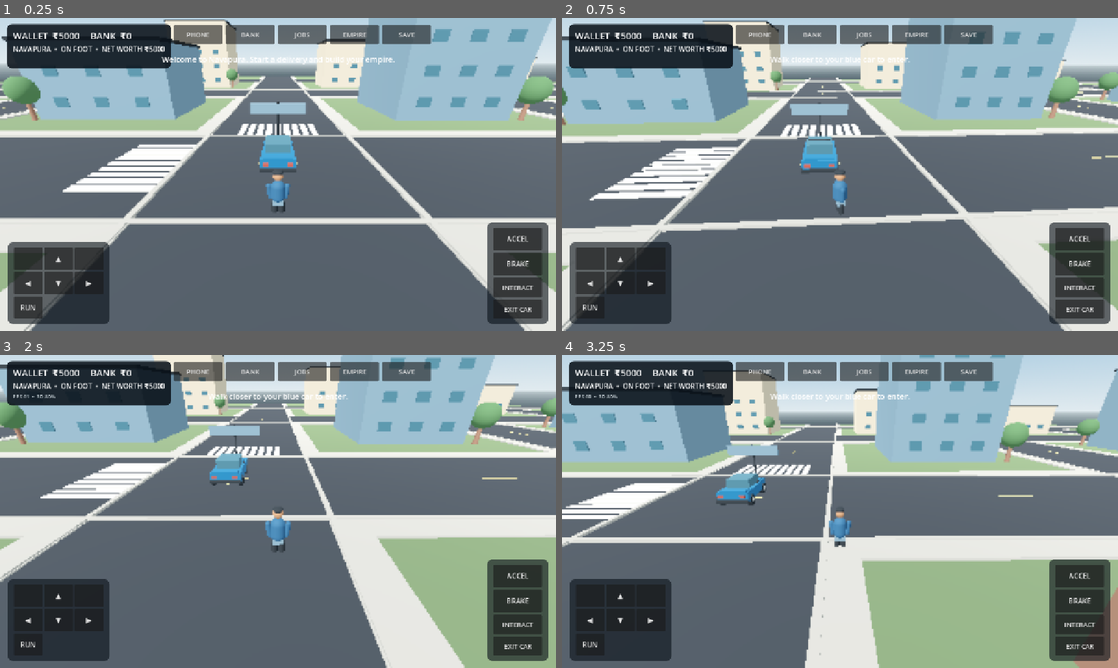
Above: before the commit, frames 1-4 (two rows, left to right).
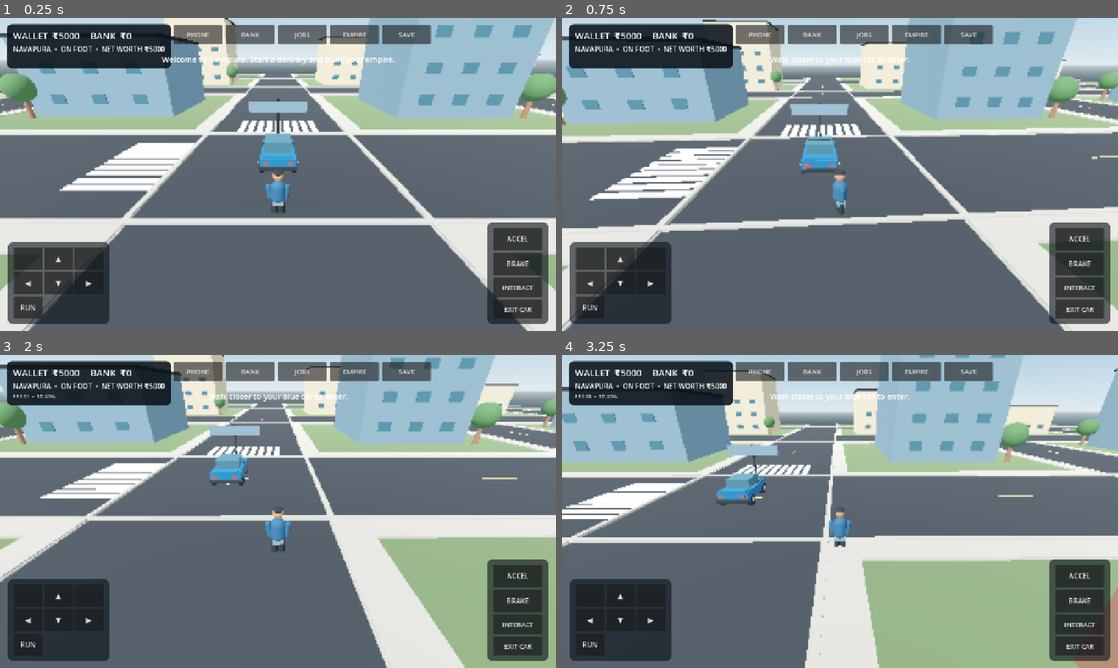
Above: after the commit, the same moments.

Repository: g82202773-coder/-blue-orbit-731
Game: Godot game, scene res://scenes/main.tscn
Two runs of this game, one before a commit and one after it. Both use one fixed random seed, a clock stepped at 60 frames per second and the inputs below.
Inputs:
- Up to frame 1 (0.25 s): no input
- Up to frame 2 (0.75 s): hold D (move_right) from 0.53 s (still down); tap E (interact) at 0.6 s
- Up to frame 3 (2 s): release D (move_right) at 1.28 s; hold S (move_back) from 1.28 s (still down); tap Shift (run) at 1.35 s
- Up to frame 4 (3.25 s): release S (move_back) at 2.03 s; hold D (move_right) 2.03-2.78 s; tap E (interact) at 2.1 s; hold W (move_forward) from 2.78 s (still down); tap Shift (run) at 2.85 s

The runs differ from the first frame. In frame 1, 9.5% of the frame differs, in the area x 0-100%, y 0-100%; in frame 2, 1.2%; in frame 3, less than 0.1%; in frame 4, nothing differs.

Commit message:
Add 3D motorbike model and load owned vehicle on startup

Diff:
--- a/scripts/main.gd
+++ b/scripts/main.gd
@@ -16,6 +16,10 @@
 var crosswalk_transforms: Array[Transform3D] = []
 var player: CharacterBody3D
 var car: CharacterBody3D
+var bike: CharacterBody3D
+var active_vehicle: CharacterBody3D
+var active_vehicle_kind := "car"
+var bike_button: Button
 var camera: Camera3D
 var pickup_marker: Node3D
 var drop_marker: Node3D
@@ -66,6 +70,8 @@
     _build_city()
     _build_player()
     _build_car()
+    if GameState.bike_owned:
+        _build_bike()
     _build_job_markers()
     _build_hud()
     player.global_position = GameState.player_position
@@ -390,7 +396,7 @@
 func _build_player() -> void:
     player = CharacterBody3D.new()
     player.name = "Player"
-    player.position = Vector3(0.0, 1.0, 5.4)
+    player.position = Vector3(0.0, 1.0, 4.5)
     player.floor_snap_length = 0.25
 
     var collider := CollisionShape3D.new()
@@ -499,6 +505,66 @@
             car.add_child(hub)
     add_child(car)
 
+func _build_bike() -> void:
+    if is_instance_valid(bike):
+        return
+    bike = CharacterBody3D.new()
+    bike.name = "StarterMotorbike"
+    bike.position = Vector3(6.0, 0.58, 0.0)
+    bike.floor_snap_length = 0.25
+
+    var collider := CollisionShape3D.new()
+    var shape := BoxShape3D.new()
+    shape.size = Vector3(0.88, 0.95, 2.25)
+    collider.shape = shape
+    bike.add_child(collider)
+
+    # Low-poly commuter motorcycle with separate wheels, frame, tank and cockpit.
+    for wheel_z in [-0.88, 0.88]:
+        var wheel := MeshInstance3D.new()
+        var wheel_mesh := TorusMesh.new()
+        wheel_mesh.inner_radius = 0.29
+        wheel_mesh.outer_radius = 0.43
+        wheel_mesh.rings = 8
+        wheel_mesh.ring_segments = 12
+        wheel.mesh = wheel_mesh
+        wheel.rotation_degrees.y = 90.0
+        wheel.position = Vector3(0.0, -0.12, wheel_z)
+        wheel.material_override = mats["dark"]
+        bike.add_child(wheel)
+
+        var hub := MeshInstance3D.new()
+        var hub_mesh := CylinderMesh.new()
+        hub_mesh.top_radius = 0.12
+        hub_mesh.bottom_radius = 0.12
+        hub_mesh.height = 0.22
+        hub.mesh = hub_mesh
+        hub.rotation_degrees.z = 90.0
+        hub.position = Vector3(0.0, -0.12, wheel_z)
+        hub.material_override = mats["white"]
+        bike.add_child(hub)
+
+    _box_mesh(bike, Vector3(0.20, 0.20, 1.30), Vector3(0.0, 0.12, 0.0), mats["red"], "BikeFrame")
+    _box_mesh(bike, Vector3(0.48, 0.42, 0.48), Vector3(0.0, -0.14, 0.12), mats["dark"], "Engine")
+    _box_mesh(bike, Vector3(0.42, 0.16, 0.62), Vector3(0.0, 0.48, 0.48), mats["dark"], "Seat")
+    _box_mesh(bike, Vector3(0.52, 0.42, 0.70), Vector3(0.0, 0.43, -0.18), mats["yellow"], "FuelTank")
+    _box_mesh(bike, Vector3(0.12, 0.80, 0.12), Vector3(0.0, 0.28, -0.78), mats["white"], "FrontFork")
+    _box_mesh(bike, Vector3(1.0, 0.08, 0.10), Vector3(0.0, 0.78, -0.84), mats["dark"], "Handlebar")
+    _box_mesh(bike, Vector3(0.24, 0.22, 0.18), Vector3(0.0, 0.65, -0.91), mats["yellow"], "Headlight")
+    _box_mesh(bike, Vector3(0.15, 0.12, 0.12), Vector3(0.0, 0.48, 0.96), mats["red"], "RearLight")
+
+    var exhaust := MeshInstance3D.new()
+    var exhaust_mesh := CylinderMesh.new()
+    exhaust_mesh.top_radius = 0.07
+    exhaust_mesh.bottom_radius = 0.07
+    exhaust_mesh.height = 0.88
+    exhaust.mesh = exhaust_mesh
+    exhaust.rotation_degrees.x = 90.0
+    exhaust.position = Vector3(0.34, -0.25, 0.42)
+    exhaust.material_override = mats["white"]
+    bike.add_child(exhaust)
+    add_child(bike)
+
 func _build_job_markers() -> void:
     pickup_marker = _make_marker(mats["yellow"])
     pickup_marker.position = Vector3(-16.0, 0.85, 0.0)
